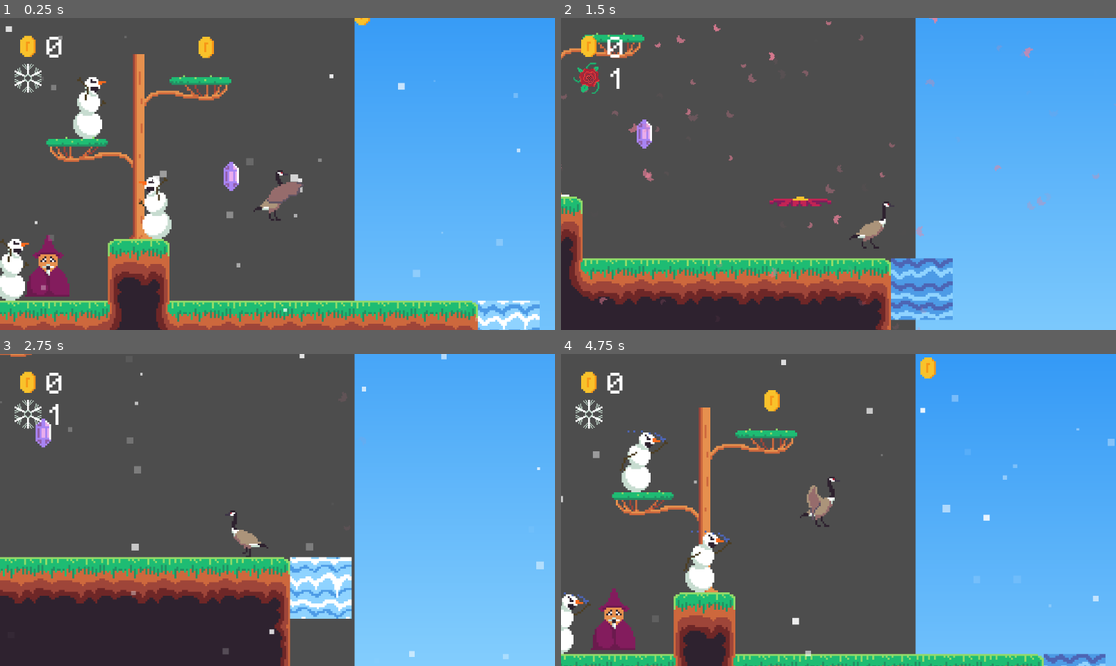
Above: before the commit, frames 1-4 (two rows, left to right).
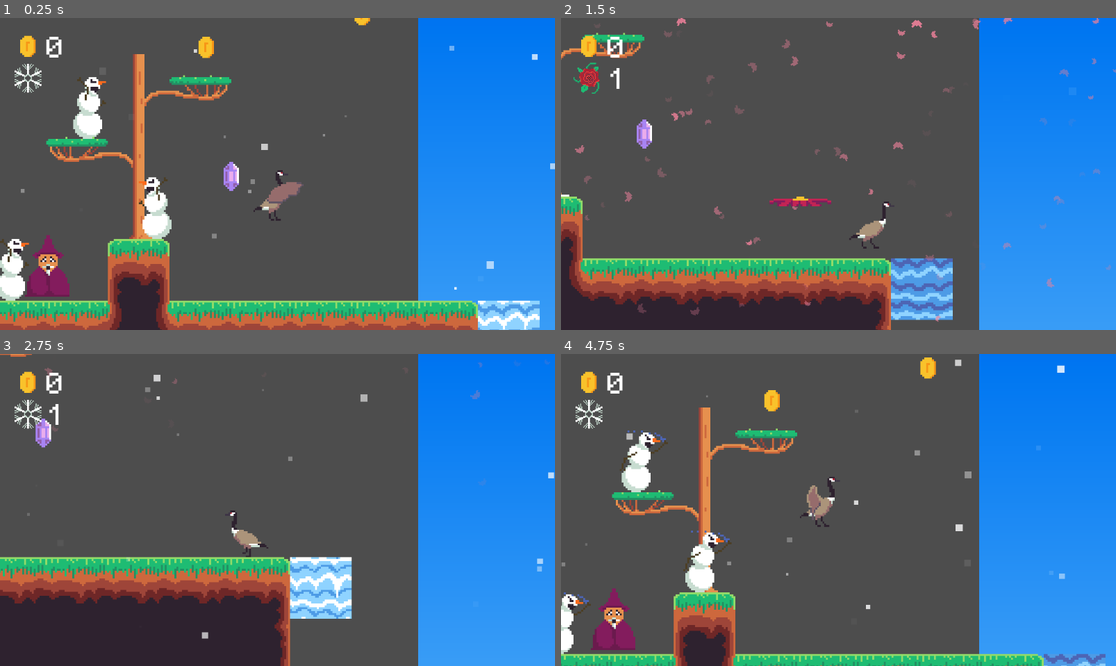
Above: after the commit, the same moments.

Repository: jbroberg42/Spring_Jam_2026
Game: Godot game, scene res://scenes/game.tscn
Two runs of this game, one before a commit and one after it. Both use one fixed random seed, a clock stepped at 60 frames per second and the inputs below.
Inputs:
- Up to frame 1 (0.25 s): no input
- Up to frame 2 (1.5 s): hold D (move_right) from 0.53 s (still down); tap E (switch) at 0.6, 1.35 s; tap Space (jump) at 0.77 s
- Up to frame 3 (2.75 s): tap Space (jump) at 1.52 s; release D (move_right) at 2.03 s; hold A (move_left) from 2.03 s (still down); tap E (switch) at 2.1 s
- Up to frame 4 (4.75 s): release A (move_left) at 2.78 s; hold D (move_right) 2.78-4.28 s; tap E (switch) at 2.85, 3.6, 4.35 s; tap Space (jump) at 3.02, 3.77, 4.52 s; hold A (move_left) from 4.28 s (still down)

The runs differ from the first frame. In frame 1, 33% of the frame differs, in the area x 1-100%, y 0-100%; in frame 2, 36%; in frame 3, 36%, in the area x 0-100%, y 0-100%; in frame 4, 35%.

Commit message:
fixed sky

Diff:
--- /dev/null
+++ b/scenes/blueSky.tscn
@@ -0,0 +1,19 @@
+[gd_scene format=3 uid="uid://b01ysjg4xwbrd"]
+
+[sub_resource type="Gradient" id="Gradient_u5sy4"]
+offsets = PackedFloat32Array(0, 0.18992248, 1)
+colors = PackedColorArray(0.0010427046, 0.2865209, 0.9486757, 1, 0, 0.46601117, 0.9458347, 1, 0.6012984, 0.8632337, 0.99999994, 1)
+
+[sub_resource type="GradientTexture2D" id="GradientTexture2D_v26od"]
+gradient = SubResource("Gradient_u5sy4")
+width = 512
+height = 512
+fill_to = Vector2(0, 1)
+
+[node name="BlueSky" type="Parallax2D" unique_id=2020679628]
+z_index = -1
+scroll_scale = Vector2(0, 0)
+repeat_times = 3
+
+[node name="Sky" type="Sprite2D" parent="." unique_id=1305910661]
+texture = SubResource("GradientTexture2D_v26od")
--- a/scenes/game.tscn
+++ b/scenes/game.tscn
@@ -7,12 +7,13 @@
 [ext_resource type="PackedScene" uid="uid://cdsksi2n4eyfj" path="res://scenes/killzone.tscn" id="5_iywne"]
 [ext_resource type="PackedScene" uid="uid://cdla4ro8ecejr" path="res://scenes/snowman.tscn" id="6_p57ef"]
 [ext_resource type="PackedScene" uid="uid://colt1wcbh05xx" path="res://scenes/flower.tscn" id="7_u5sy4"]
-[ext_resource type="PackedScene" path="res://scenes/macguffin.tscn" id="10_kvpfn"]
+[ext_resource type="PackedScene" uid="uid://b2nwmnujtsats" path="res://scenes/macguffin.tscn" id="10_kvpfn"]
 [ext_resource type="PackedScene" path="res://scenes/score.tscn" id="10_vtaks"]
-[ext_resource type="PackedScene" path="res://scenes/dude_in_distress.tscn" id="11_dinhu"]
+[ext_resource type="PackedScene" uid="uid://7mpdft6otq21" path="res://scenes/dude_in_distress.tscn" id="11_dinhu"]
 [ext_resource type="PackedScene" uid="uid://dqmtby6fooixc" path="res://scenes/season_controller.tscn" id="11_kvpfn"]
-[ext_resource type="PackedScene" path="res://scenes/waterfall.tscn" id="12_dinhu"]
+[ext_resource type="PackedScene" uid="uid://cfomb8c2y7xbr" path="res://scenes/waterfall.tscn" id="12_dinhu"]
 [ext_resource type="PackedScene" uid="uid://b2haeh0vpbkww" path="res://scenes/sky.tscn" id="13_kvuet"]
+[ext_resource type="PackedScene" uid="uid://b01ysjg4xwbrd" path="res://scenes/blueSky.tscn" id="14_trtic"]
 
 [sub_resource type="TileSetAtlasSource" id="TileSetAtlasSource_p57ef"]
 texture = ExtResource("3_vtaks")
@@ -205,6 +206,12 @@
 limit_smoothed = true
 position_smoothing_enabled = true
 
+[node name="Sky" parent="Player/Camera2D" unique_id=1797930561 instance=ExtResource("13_kvuet")]
+z_index = 5
+z_as_relative = false
+position = Vector2(713.3334, -5)
+scale = Vector2(1.1111112, 1.1111112)
+
 [node name="killzone" parent="." unique_id=300587 instance=ExtResource("5_iywne")]
 position = Vector2(23, 59)
 
@@ -288,8 +295,8 @@
 [node name="waterfall" parent="." unique_id=109474915 instance=ExtResource("12_dinhu")]
 position = Vector2(128, 64)
 
-[node name="Sky" parent="." unique_id=1797930561 instance=ExtResource("13_kvuet")]
-position = Vector2(206, 33)
+[node name="BlueSky" parent="." unique_id=2020679628 instance=ExtResource("14_trtic")]
+scroll_offset = Vector2(905, 410)
 
 [connection signal="spring" from="GameManager" to="HUD/Control/VBoxContainer/Season_controller" method="_on_game_manager_spring"]
 [connection signal="winter" from="GameManager" to="HUD/Control/VBoxContainer/Season_controller" method="_on_game_manager_winter"]
--- a/scenes/sky.tscn
+++ b/scenes/sky.tscn
@@ -56,7 +56,6 @@
 script = ExtResource("1_k1tqj")
 
 [node name="FogParallax2D2" type="Parallax2D" parent="." unique_id=1000721829]
-scroll_scale = Vector2(1.5, 1)
 repeat_size = Vector2(512, 0)
 autoscroll = Vector2(-25, 0)
 repeat_times = 3
@@ -69,7 +68,6 @@
 process_material = SubResource("ParticleProcessMaterial_2gxki")
 
 [node name="FogParallax2D3" type="Parallax2D" parent="." unique_id=1490900010]
-scroll_scale = Vector2(1.5, 1)
 repeat_size = Vector2(512, 0)
 autoscroll = Vector2(-25, 0)
 repeat_times = 3
@@ -83,10 +81,11 @@
 process_material = SubResource("ParticleProcessMaterial_k1tqj")
 
 [node name="Parallax2D" type="Parallax2D" parent="." unique_id=801072668]
+visible = false
 z_index = -1
-scroll_scale = Vector2(0, 1)
-scroll_offset = Vector2(7, -31)
+scroll_scale = Vector2(0, 0)
+repeat_times = 3
 
 [node name="Sky" type="Sprite2D" parent="Parallax2D" unique_id=1544608370]
-position = Vector2(659, -76)
+visible = false
 texture = SubResource("GradientTexture2D_v26od")
